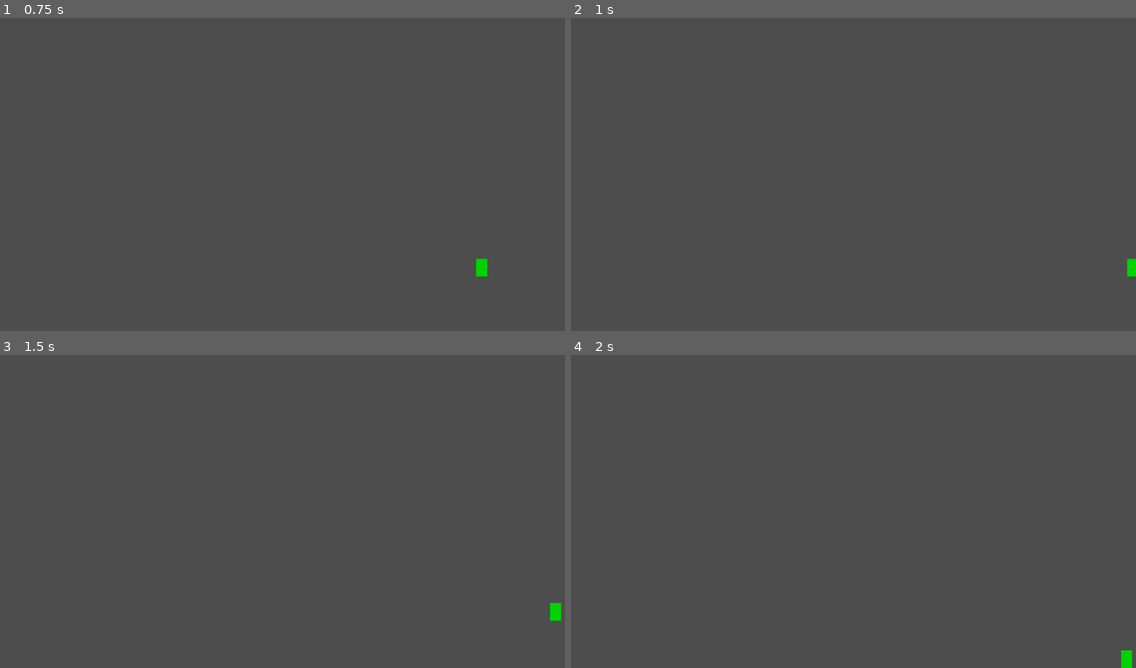
Above: before the commit, frames 1-4 (two rows, left to right).
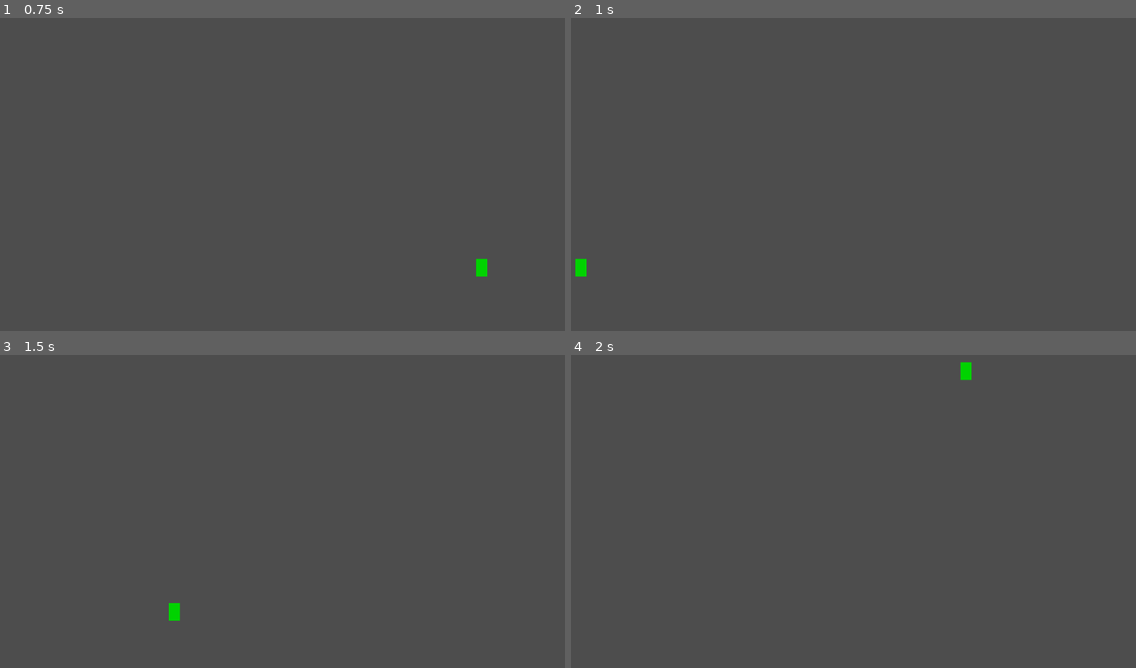
Above: after the commit, the same moments.

Repository: AndrewJDGalga/godot-simpleshooter
Game: Godot game, scene res://lv/test_space.tscn
Same seed, same stepped clock (60 frames per second), same inputs: the game is played once before the commit and once after it. The project has no main scene, so this scene is started directly.
Inputs:
- Up to frame 1 (0.75 s): tap Enter at 0.5 s; hold D (right) from 0.53 s (still down); tap Space (fire_laser) at 0.6 s
- Up to frame 2 (1 s): keep holding D (right)
- Up to frame 3 (1.5 s): release D (right) at 1.28 s; hold Down (down) from 1.28 s (still down); tap Space (fire_laser) at 1.35 s
- Up to frame 4 (2 s): keep holding Down (down)

Frame 1 is identical in both runs. In frame 2, 0.2% of the frame differs, in the area x 0-100%, y 76-83%; in frame 3, 0.2%; in frame 4, 0.2%, in the area x 68-100%, y 2-100%.

Commit message:
still not liking movement. I don't currently know the solution to the jitter, but even ignoring that I don't like the just stopping at the edge. Doesn't fit my idea of a ship. At the same time, tried wrapping and I'm liking it with some kind of velocity reset.

Diff:
--- a/entity/entityScripts/player_space.gd
+++ b/entity/entityScripts/player_space.gd
@@ -1,7 +1,8 @@
 extends Player
 
-@export var speed_limit = Vector2(120, 30)
+@export var speed_limit = Vector2(60, 20)
 @export var speed = Vector2(40,10)
+@export var border_recovery = 1.0
 var screen_limit:Vector2 = Vector2.ZERO
 var sprite = null
 var top_limit = 0
@@ -26,30 +27,36 @@
 	lock_to_screen()
 	laserHandler()
 
-	move_and_collide(velocity * delta)
+	velocity.clamp(-speed_limit, speed_limit)
+	move_and_slide() #velocity * delta)
 
 func lock_to_screen():
 	if global_position.x < left_limit:
 		velocity.x = 0
-		global_position.x += 1
+		global_position.x = right_limit
+		#velocity.x += 500
 	if global_position.x > right_limit:
 		velocity.x = 0
-		global_position.x -= 1
+		global_position.x = left_limit
+		#velocity.x -= 500
 	if global_position.y < top_limit:
 		velocity.y = 0
-		global_position.y += 1
+		global_position.y = bottom_limit
+		#velocity.y += 200
 	if global_position.y > bottom_limit:
 		velocity.y = 0
-		global_position.y -= 1
+		global_position.y = top_limit
+		#velocity.y -= 200
+		#print(velocity)
 
 func move_frictionless():
 	if Input.is_action_pressed("left"):
 		velocity.x -= speed.x
 	if Input.is_action_pressed("right"):
 		velocity.x += speed.x
-	clamp(velocity.x, -speed_limit.x, speed_limit.x)
+	#clamp(velocity.x, -speed_limit.x, speed_limit.x)
 	if Input.is_action_pressed("up"):
 		velocity.y -= speed.y
 	if Input.is_action_pressed("down"):
 		velocity.y += speed.y
-	clamp(velocity.y, -speed_limit.y, speed_limit.y)
+	#clamp(velocity.y, -speed_limit.y, speed_limit.y)
